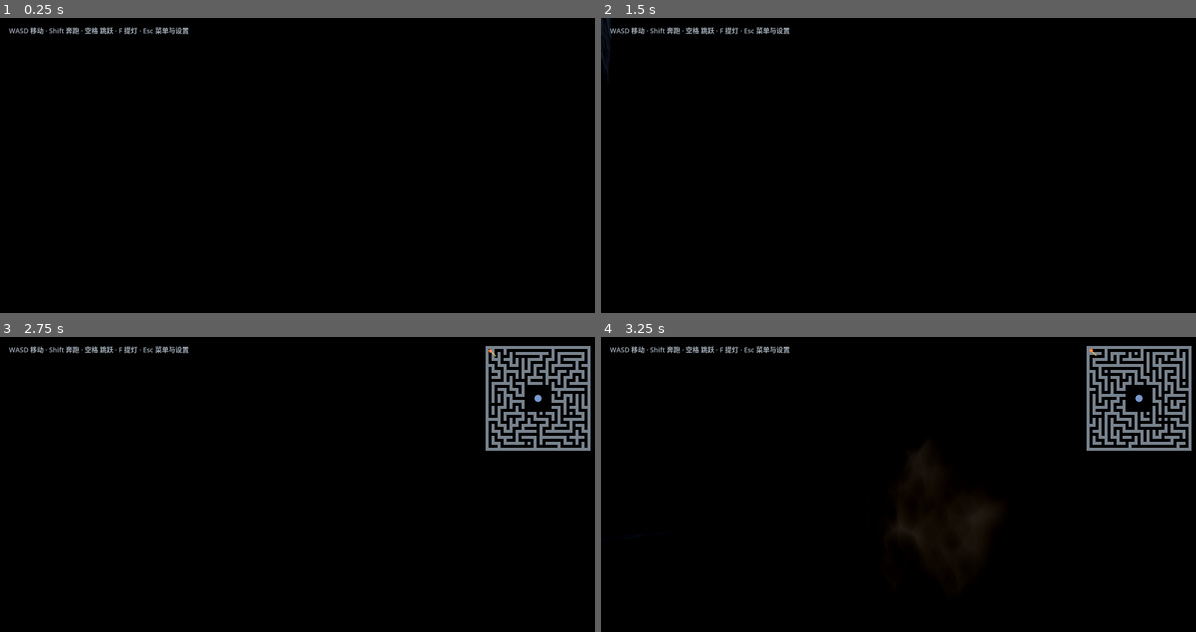
Above: before the commit, frames 1-4 (two rows, left to right).
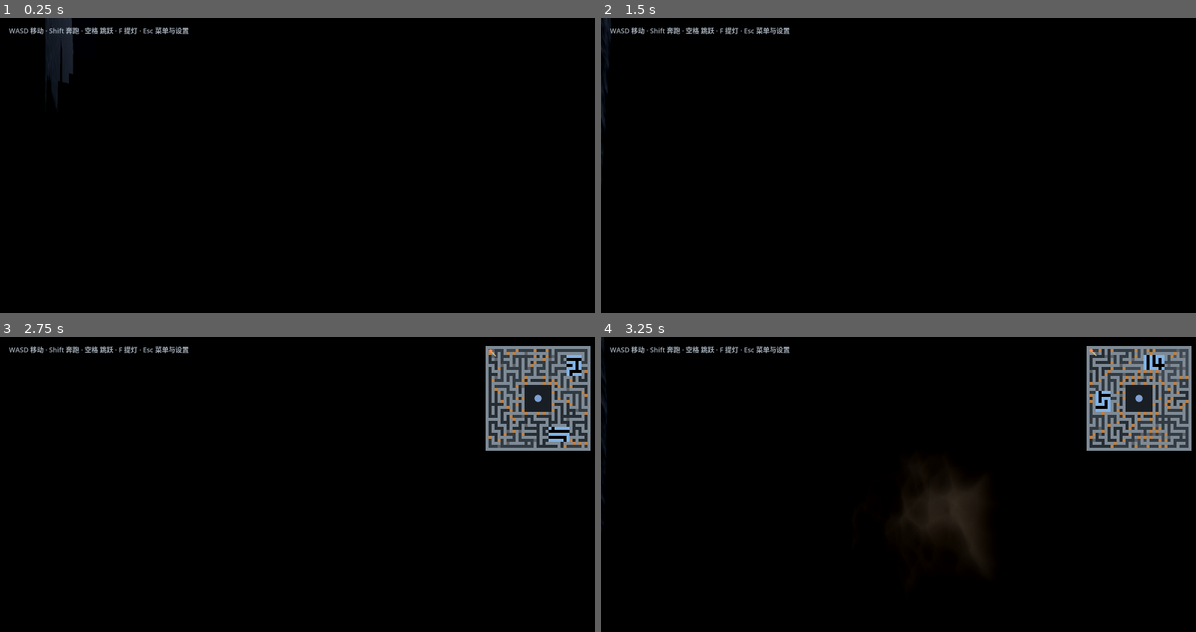
Above: after the commit, the same moments.

Repository: imelonkid/leviathan
Game: Godot game, scene res://main.tscn
Two runs of this game, one before a commit and one after it. Both use one fixed random seed, a clock stepped at 60 frames per second and the inputs below.
Inputs (mouse positions are in pixels of both pictures, inside the frame that each line leads up to):
- Up to frame 1 (0.25 s): no input
- Up to frame 2 (1.5 s): tap Enter at 0.5 s; move the mouse to (934, 186) at 0.52 s; hold W from 0.53 s (still down); tap R at 0.6, 1.35 s; tap Space at 0.77, 1.25 s; move the mouse to (868, 189) at 1.27 s
- Up to frame 3 (2.75 s): keep holding W; tap Space at 1.52 s; tap Enter at 2 s; move the mouse to (315, 499) at 2.02 s; tap M at 2.1 s; tap R at 2.3 s
- Up to frame 4 (3.25 s): keep holding W; tap Space at 2.75, 3.02 s; move the mouse to (892, 511) at 2.77 s; tap F at 2.85 s; tap R at 3.05 s

The runs differ from the first frame. In frame 1, 0.9% of the frame differs, in the area x 7-13%, y 0-31%; in frame 2, less than 0.1%; in frame 3, 3.4%; in frame 4, 4.0%, in the area x 0-99%, y 0-64%.

Commit message:
feat(maze): 多层空间结构——高差、楼梯、深渊区窄桥与悬空平台、矮墙
- 迷宫拆成数据层 maze_gen.gd（与引擎无关）和构建层 maze.gd
- 地面 0～4 层，广场最低；相邻格子最多差一层，差一层的通道是楼梯
- 两片深渊区：格子变悬空平台，通道变窄桥，掉下去回到最近站稳的位置
- 部分隔墙降为矮墙，能看见隔壁却过不去
- 小地图按类型和层数着色

Co-Authored-By: Claude Opus 5.5 <noreply@anthropic.com>

Diff:
--- a/scripts/debug_hud.gd
+++ b/scripts/debug_hud.gd
@@ -46,9 +46,10 @@
 		minimap.queue_redraw()
 
 
-## 右上角的俯视图：墙块、玩家位置与朝向、中心广场
+## 右上角的俯视图：地面按层数由暗到亮，楼梯橙色，桥和平台浅蓝，深渊全黑
 class Minimap extends Control:
 	const SIZE := 280.0
+	const MazeGen = preload("res://scripts/maze_gen.gd")
 	var hud: CanvasLayer
 
 	func _ready() -> void:
@@ -62,13 +63,28 @@
 
 	func _draw() -> void:
 		var maze: Node3D = hud.maze
+		var gen: RefCounted = maze.gen
 		var n: int = maze.n
 		var cell := SIZE / n
 		draw_rect(Rect2(Vector2.ZERO, size), Color(0, 0, 0, 0.6))
 		for z in n:
 			for x in n:
-				if maze.grid[z][x]:
-					draw_rect(Rect2(x * cell, z * cell, cell, cell), Color(0.55, 0.6, 0.65, 0.85))
+				var color: Color
+				match gen.kind[z][x]:
+					MazeGen.WALL:
+						color = Color(0.55, 0.6, 0.65, 0.9)
+					MazeGen.PARAPET:
+						color = Color(0.4, 0.42, 0.45, 0.9)
+					MazeGen.FLOOR:
+						var t: float = gen.level[z][x] / float(MazeGen.MAX_LEVEL)
+						color = Color(0.1, 0.12, 0.14).lerp(Color(0.3, 0.34, 0.38), t)
+					MazeGen.STAIR:
+						color = Color(0.75, 0.5, 0.25)
+					MazeGen.BRIDGE, MazeGen.PLATFORM:
+						color = Color(0.5, 0.7, 0.9)
+					_:
+						continue
+				draw_rect(Rect2(x * cell, z * cell, cell, cell), color)
 		var center := Vector2(n, n) * cell / 2.0
 		draw_circle(center, cell * 1.2, Color(0.6, 0.75, 1.0, 0.8))
 
--- a/scripts/main.gd
+++ b/scripts/main.gd
@@ -65,6 +65,13 @@
 		get_tree().quit()
 
 
+## 掉进深渊：回到最近站稳的位置
+func _physics_process(_delta: float) -> void:
+	if player.global_position.y < maze.KILL_Y and not player.flying:
+		player.velocity = Vector3.ZERO
+		player.global_position = player.last_safe
+
+
 func _unhandled_input(event: InputEvent) -> void:
 	if not (event is InputEventKey and event.pressed and not event.echo):
 		return
@@ -82,6 +89,7 @@
 	player.set_flying(false)
 	player.velocity = Vector3.ZERO
 	player.global_position = maze.get_spawn_position()
+	player.last_safe = player.global_position
 	# 出生时面朝迷宫中心
 	player.look_at(Vector3(0, player.global_position.y, 0), Vector3.UP)
 
--- a/scripts/maze.gd
+++ b/scripts/maze.gd
@@ -1,17 +1,26 @@
 extends Node3D
-## 程序化迷宫：递归回溯生成 + 少量回路，中心留出一片广场，正对利维坦。
-## 所有墙块合进一个 MultiMesh（一次绘制），碰撞是一个静态体下挂多个盒子。
+## 把 maze_gen.gd 生成的网格数据搭成场景：墙、地面、楼梯、平台、窄桥。
+## 所有方块按材质合进两个 MultiMesh（各一次绘制），碰撞是一个静态体下挂多个盒子。
+
+const MazeGen = preload("res://scripts/maze_gen.gd")
+
+const BOTTOM := -60.0            # 墙和地面柱一直延伸到这里，深渊底下是雾
+const KILL_Y := -25.0            # 掉到这个高度以下就重生
+const STEPS := 6                 # 每段楼梯的台阶数
+const PLANK_W := 1.4             # 窄桥宽度
+const PLANK_T := 0.4
+const PLATFORM_W := 3.4
 
 @export var cells := 17          # 每边的格子数
 @export var block := 5.0         # 一个网格块的边长（米），走道和墙同宽
 @export var seed_value := 666
 
-var n := 0                       # 网格块数 = cells * 2 + 1
-var grid: Array = []             # grid[z][x] == true 表示墙
-var rng := RandomNumberGenerator.new()
+var gen: RefCounted              # MazeGen：网格数据，小地图也读它
+var n := 0
 var wall_mat: StandardMaterial3D
 var floor_mat: StandardMaterial3D
-var boxes: Array = []            # 本次生成的墙块 [[中心, 尺寸], ...]
+var wall_boxes: Array[Transform3D] = []
+var floor_boxes: Array[Transform3D] = []
 var body: StaticBody3D
 
 
@@ -22,24 +31,34 @@
 	if wall_mat == null:
 		_make_materials()
 
-	rng.seed = seed_value
-	n = cells * 2 + 1
-	boxes.clear()
-	_generate()
-	_add_loops()
-	_carve_plaza()
+	gen = MazeGen.new()
+	gen.cells = cells
+	gen.generate(seed_value)
+	n = gen.n
+	wall_boxes.clear()
+	floor_boxes.clear()
 
 	body = StaticBody3D.new()
 	add_child(body)
-	_build_floor()
 	_build_walls()
+	_build_floors()
+	for z in n:
+		for x in n:
+			match gen.kind[z][x]:
+				MazeGen.STAIR:
+					_build_stair(x, z)
+				MazeGen.BRIDGE:
+					_build_bridge(x, z)
+				MazeGen.PLATFORM:
+					_build_platform(x, z)
 	_build_plaza_monoliths()
-	_commit_boxes()
+	_commit(wall_boxes, wall_mat)
+	_commit(floor_boxes, floor_mat)
 
 
 ## 出生点：左下角第一个格子
 func get_spawn_position() -> Vector3:
-	return _block_to_world(1, 1) + Vector3(0, 0.2, 0)
+	return _block_to_world(1, 1) + Vector3(0, gen.floor_height(1, 1) + 0.2, 0)
 
 
 func _block_to_world(x: int, z: int) -> Vector3:
@@ -51,59 +70,6 @@
 func world_to_block(p: Vector3) -> Vector2:
 	var half := n / 2.0
 	return Vector2(p.x / block + half, p.z / block + half)
-
-
-func _open_cell(c: Vector2i) -> void:
-	grid[c.y * 2 + 1][c.x * 2 + 1] = false
-
-
-func _generate() -> void:
-	grid = []
-	for z in n:
-		var row := []
-		row.resize(n)
-		row.fill(true)
-		grid.append(row)
-
-	var dirs := [Vector2i(1, 0), Vector2i(-1, 0), Vector2i(0, 1), Vector2i(0, -1)]
-	var start := Vector2i(0, 0)
-	var stack: Array[Vector2i] = [start]
-	var visited := {start: true}
-	_open_cell(start)
-
-	while not stack.is_empty():
-		var cur: Vector2i = stack.back()
-		var options: Array[Vector2i] = []
-		for dir: Vector2i in dirs:
-			var nb := cur + dir
-			if nb.x >= 0 and nb.y >= 0 and nb.x < cells and nb.y < cells and not visited.has(nb):
-				options.append(dir)
-		if options.is_empty():
-			stack.pop_back()
-			continue
-		var step: Vector2i = options[rng.randi_range(0, options.size() - 1)]
-		var nxt := cur + step
-		grid[cur.y * 2 + 1 + step.y][cur.x * 2 + 1 + step.x] = false
-		_open_cell(nxt)
-		visited[nxt] = true
-		stack.append(nxt)
-
-
-## 打通少量墙，制造回路，让人更容易迷失
-func _add_loops() -> void:
-	var count := int(cells * cells / 6.0)
-	for i in count:
-		var x := rng.randi_range(1, n - 2)
-		var z := rng.randi_range(1, n - 2)
-		if grid[z][x] and ((x % 2 == 0) != (z % 2 == 0)):
-			grid[z][x] = false
-
-
-func _carve_plaza() -> void:
-	var c := n / 2
-	for z in range(c - 4, c + 5):
-		for x in range(c - 4, c + 5):
-			grid[z][x] = false
 
 
 func _make_materials() -> void:
@@ -137,7 +103,7 @@
 	wall_mat.normal_texture = normal
 	wall_mat.roughness = 0.92
 	wall_mat.uv1_triplanar = true
-	wall_mat.uv1_world_triplanar = true   # 墙块是缩放过的实例，按世界坐标贴图才不会拉伸
+	wall_mat.uv1_world_triplanar = true   # 方块是缩放过的实例，按世界坐标贴图才不会拉伸
 	wall_mat.uv1_scale = Vector3(0.08, 0.08, 0.08)
 
 	floor_mat = StandardMaterial3D.new()
@@ -151,69 +117,130 @@
 	floor_mat.uv1_scale = Vector3(0.12, 0.12, 0.12)
 
 
-func _add_box(center: Vector3, size: Vector3) -> void:
-	boxes.append([center, size])
+## 加一个方块：list 决定材质；rot 用于斜放的楼梯坡道和斜桥
+func _add_box(list: Array[Transform3D], center: Vector3, size: Vector3,
+		rot := Basis.IDENTITY, collide := true) -> void:
+	list.append(Transform3D(rot * Basis.from_scale(size), center))
+	if collide:
+		_add_collider(center, size, rot)
+
+
+func _add_collider(center: Vector3, size: Vector3, rot := Basis.IDENTITY) -> void:
 	var shape := BoxShape3D.new()
 	shape.size = size
 	var cs := CollisionShape3D.new()
 	cs.shape = shape
-	cs.position = center
+	cs.transform = Transform3D(rot, center)
 	body.add_child(cs)
 
 
-## 把收集到的墙块一次性写进 MultiMesh：单位立方体按尺寸缩放
-func _commit_boxes() -> void:
-	var cube := BoxMesh.new()
-	var mm := MultiMesh.new()
-	mm.transform_format = MultiMesh.TRANSFORM_3D
-	mm.mesh = cube
-	mm.instance_count = boxes.size()
-	for i in boxes.size():
-		var center: Vector3 = boxes[i][0]
-		var size: Vector3 = boxes[i][1]
-		mm.set_instance_transform(i, Transform3D(Basis.from_scale(size), center))
-	var mmi := MultiMeshInstance3D.new()
-	mmi.multimesh = mm
-	mmi.material_override = wall_mat
-	add_child(mmi)
-
-
-func _build_floor() -> void:
-	var size := Vector3(n * block, 1.0, n * block)
-	var center := Vector3(0, -0.5, 0)
-	var mesh := BoxMesh.new()
-	mesh.size = size
-	var mi := MeshInstance3D.new()
-	mi.mesh = mesh
-	mi.material_override = floor_mat
-	mi.position = center
-	add_child(mi)
-	var shape := BoxShape3D.new()
-	shape.size = size
-	var cs := CollisionShape3D.new()
-	cs.shape = shape
-	cs.position = center
-	body.add_child(cs)
-
-
-## 按行合并连续的墙块，减少实例和碰撞体数量；每段墙高度随机，外圈最高
+## 竖直的柱体：从 BOTTOM 到 top，横跨 x0..x1 这几块
+func _add_column(list: Array[Transform3D], x0: int, x1: int, z: int, top: float) -> void:
+	var a := _block_to_world(x0, z)
+	var b := _block_to_world(x1, z)
+	var h := top - BOTTOM
+	var center := (a + b) / 2.0 + Vector3(0, BOTTOM + h / 2.0, 0)
+	_add_box(list, center, Vector3((x1 - x0 + 1) * block, h, block))
+
+
+## 沿 dir 方向、升高 rise、水平跨度 run 的斜板朝向：x 是宽，y 是厚，z 是长
+func _slope_basis(dir: Vector2i, rise: float, run: float) -> Basis:
+	var f := Vector3(dir.x, 0, dir.y)
+	var along := (f * run + Vector3.UP * rise).normalized()
+	var side := f.cross(Vector3.UP).normalized()
+	var up := side.cross(along)
+	return Basis(side, up, side.cross(up))
+
+
+## 按行合并：同样高度的连续墙（含矮墙）合成一段
 func _build_walls() -> void:
 	for z in n:
 		var x := 0
 		while x < n:
-			if not grid[z][x]:
+			var k: int = gen.kind[z][x]
+			if k != MazeGen.WALL and k != MazeGen.PARAPET:
 				x += 1
 				continue
 			var start := x
-			while x < n and grid[z][x]:
-				x += 1
-			var length := x - start
-			var border := z == 0 or z == n - 1 or start == 0 or x == n
-			var h := 70.0 if border else rng.randf_range(18.0, 42.0)
-			var a := _block_to_world(start, z)
-			var b := _block_to_world(x - 1, z)
-			var center := (a + b) / 2.0 + Vector3(0, h / 2.0, 0)
-			_add_box(center, Vector3(length * block, h, block))
+			var top: float = gen.wall_top[z][x]
+			while x < n and (gen.kind[z][x] == MazeGen.WALL or gen.kind[z][x] == MazeGen.PARAPET) \
+					and is_equal_approx(gen.wall_top[z][x], top):
+				x += 1
+			_add_column(wall_boxes, start, x - 1, z, top)
+
+
+## 按行合并：同一层的连续平地合成一根实心柱
+func _build_floors() -> void:
+	for z in n:
+		var x := 0
+		while x < n:
+			if gen.kind[z][x] != MazeGen.FLOOR:
+				x += 1
+				continue
+			var start := x
+			var lv: int = gen.level[z][x]
+			while x < n and gen.kind[z][x] == MazeGen.FLOOR and gen.level[z][x] == lv:
+				x += 1
+			_add_column(floor_boxes, start, x - 1, z, lv * MazeGen.LEVEL_H)
+
+
+## 楼梯：低端的实心柱 + 台阶（只是外观）+ 一块斜坡碰撞（走起来顺）
+func _build_stair(x: int, z: int) -> void:
+	var base: float = gen.level[z][x] * MazeGen.LEVEL_H
+	var rise := MazeGen.LEVEL_H
+	var dir: Vector2i = gen.link[z][x]
+	var f := Vector3(dir.x, 0, dir.y)
+	var side := Vector3(absf(f.z), 0, absf(f.x))
+	var center := _block_to_world(x, z)
+	_add_column(floor_boxes, x, x, z, base)
+
+	var depth := block / STEPS
+	for i in STEPS:
+		var top := base + (i + 0.5) * rise / STEPS
+		var c := center + f * (-block / 2.0 + (i + 0.5) * depth) + Vector3(0, (base + top) / 2.0, 0)
+		var size := side * block + absf(f.x) * Vector3(depth, 0, 0) + absf(f.z) * Vector3(0, 0, depth)
+		size.y = top - base
+		_add_box(floor_boxes, c, size, Basis.IDENTITY, false)
+
+	var rot := _slope_basis(dir, rise, block)
+	var length := sqrt(block * block + rise * rise)
+	var ramp_center := center + Vector3(0, base + rise / 2.0, 0) - rot.y * 0.1
+	_add_collider(ramp_center, Vector3(block, 0.2, length), rot)
+
+
+## 窄桥：从一个格子中心搭到下一个格子中心，有高差就斜着搭
+func _build_bridge(x: int, z: int) -> void:
+	var dir: Vector2i = gen.link[z][x]
+	var lo: int = gen.level[z - dir.y][x - dir.x]
+	var hi: int = gen.level[z + dir.y][x + dir.x]
+	var rise := (hi - lo) * MazeGen.LEVEL_H
+	var run := block * 2.0
+	var rot := _slope_basis(dir, rise, run)
+	var center := _block_to_world(x, z) + Vector3(0, lo * MazeGen.LEVEL_H + rise / 2.0, 0) \
+		- rot.y * (PLANK_T / 2.0)
+	_add_box(floor_boxes, center, Vector3(PLANK_W, PLANK_T, sqrt(run * run + rise * rise)), rot)
+
+
+## 悬空平台：一块石板立在细柱上；朝区外开口的方向补一段短桥接上通道
+func _build_platform(x: int, z: int) -> void:
+	var top: float = gen.level[z][x] * MazeGen.LEVEL_H
+	var center := _block_to_world(x, z)
+	_add_box(floor_boxes, center + Vector3(0, top - 0.5, 0), Vector3(PLATFORM_W, 1.0, PLATFORM_W))
+	var pillar_h := top - 1.0 - BOTTOM
+	_add_box(wall_boxes, center + Vector3(0, BOTTOM + pillar_h / 2.0, 0), Vector3(0.8, pillar_h, 0.8))
+
+	for d: Vector2i in [Vector2i(1, 0), Vector2i(-1, 0), Vector2i(0, 1), Vector2i(0, -1)]:
+		var k: int = gen.kind[z + d.y][x + d.x]
+		if k != MazeGen.FLOOR and k != MazeGen.STAIR:
+			continue
+		var f := Vector3(d.x, 0, d.y)
+		var c := center + f * (block / 2.0) / 2.0 + Vector3(0, top - PLANK_T / 2.0, 0)
+		var size := Vector3(PLANK_W, PLANK_T, PLANK_W)
+		if d.x != 0:
+			size.x = block / 2.0
+		else:
+			size.z = block / 2.0
+		_add_box(floor_boxes, c, size)
 
 
 ## 广场四角的方尖柱，给中心一点仪式感
@@ -222,4 +249,17 @@
 	for off: Vector2i in [Vector2i(-3, -3), Vector2i(3, -3), Vector2i(-3, 3), Vector2i(3, 3)]:
 		var p := _block_to_world(c + off.x, c + off.y)
 		var h := 55.0
-		_add_box(p + Vector3(0, h / 2.0, 0), Vector3(2.0, h, 2.0))
+		_add_box(wall_boxes, p + Vector3(0, h / 2.0, 0), Vector3(2.0, h, 2.0))
+
+
+func _commit(list: Array[Transform3D], mat: Material) -> void:
+	var mm := MultiMesh.new()
+	mm.transform_format = MultiMesh.TRANSFORM_3D
+	mm.mesh = BoxMesh.new()
+	mm.instance_count = list.size()
+	for i in list.size():
+		mm.set_instance_transform(i, list[i])
+	var mmi := MultiMeshInstance3D.new()
+	mmi.multimesh = mm
+	mmi.material_override = mat
+	add_child(mmi)
--- /dev/null
+++ b/scripts/maze_gen.gd
@@ -0,0 +1,267 @@
+extends RefCounted
+## 迷宫数据生成：只产出网格数据（每块的类型、地面层、方向、墙高），不创建任何节点。
+## 节点构建在 maze.gd；这一层与引擎无关，将来迁移时可以照搬。
+##
+## 网格由 cells × cells 个“格子”展开成 n × n 个“块”（n = cells * 2 + 1）：
+## 奇数行奇数列是格子，格子之间夹着的块是通道或墙，偶数行偶数列永远是墙角。
+##
+## 空间结构：
+## - 每个格子有一个地面层（0 层是中心广场），相邻格子最多差一层，差一层的通道变成楼梯；
+## - 广场是最低处，越往外越高，走向利维坦就是一路下行；
+## - 若干“深渊区”去掉墙和地面，格子变成悬空平台，通道变成窄桥；
+## - 部分隔墙降成矮墙，能看见隔壁走道却过不去。
+
+enum { WALL, FLOOR, STAIR, BRIDGE, PLATFORM, VOID, PARAPET }
+
+const LEVEL_H := 3.0              # 一层的高度（米）
+const MAX_LEVEL := 4
+const TERRAIN_FREQ := 0.07        # 地形起伏的频率：越大楼梯越密
+const PARAPET_H := 1.4            # 矮墙高出较高一侧地面的高度，跳不过去
+const CHASM_COUNT := 2
+
+var cells := 17
+var n := 0
+var kind: Array = []              # kind[z][x]：上面的枚举
+var level: Array = []             # level[z][x]：开放块的地面层；楼梯和斜桥记低端
+var link: Array = []              # link[z][x]：楼梯 / 桥的走向（Vector2i），有高差时指向上坡
+var wall_top: Array = []          # wall_top[z][x]：墙和矮墙顶部的绝对高度（米）
+var chasms: Array[Rect2i] = []    # 深渊区，以格子为单位
+var rng := RandomNumberGenerator.new()
+
+var _cell_level: Array = []       # _cell_level[cz][cx]
+
+
+func generate(seed_value: int) -> void:
+	rng.seed = seed_value
+	n = cells * 2 + 1
+	kind = _grid(WALL)
+	level = _grid(0)
+	link = _grid(Vector2i.ZERO)
+	wall_top = _grid(0.0)
+	chasms.clear()
+
+	_carve_tree()
+	_add_loops()
+	_carve_plaza()
+	_assign_levels()
+	_classify_links()
+	_make_chasms()
+	_make_parapets()
+	_assign_wall_heights()
+
+
+func is_open(x: int, z: int) -> bool:
+	return x >= 0 and z >= 0 and x < n and z < n and kind[z][x] != WALL \
+		and kind[z][x] != VOID and kind[z][x] != PARAPET
+
+
+func in_plaza(x: int, z: int) -> bool:
+	var c := n / 2
+	return absi(x - c) <= 4 and absi(z - c) <= 4
+
+
+## 块的地面高度（米）；楼梯取中点
+func floor_height(x: int, z: int) -> float:
+	var h: float = level[z][x] * LEVEL_H
+	if kind[z][x] == STAIR:
+		h += LEVEL_H / 2.0
+	return h
+
+
+func _grid(value: Variant) -> Array:
+	var g := []
+	for z in n:
+		var row := []
+		row.resize(n)
+		row.fill(value)
+		g.append(row)
+	return g
+
+
+func _cell_block(c: Vector2i) -> Vector2i:
+	return Vector2i(c.x * 2 + 1, c.y * 2 + 1)
+
+
+## 递归回溯生成树：保证所有格子连通
+func _carve_tree() -> void:
+	var dirs := [Vector2i(1, 0), Vector2i(-1, 0), Vector2i(0, 1), Vector2i(0, -1)]
+	var start := Vector2i(0, 0)
+	var stack: Array[Vector2i] = [start]
+	var visited := {start: true}
+	var b := _cell_block(start)
+	kind[b.y][b.x] = FLOOR
+
+	while not stack.is_empty():
+		var cur: Vector2i = stack.back()
+		var options: Array[Vector2i] = []
+		for dir: Vector2i in dirs:
+			var nb := cur + dir
+			if nb.x >= 0 and nb.y >= 0 and nb.x < cells and nb.y < cells and not visited.has(nb):
+				options.append(dir)
+		if options.is_empty():
+			stack.pop_back()
+			continue
+		var step: Vector2i = options[rng.randi_range(0, options.size() - 1)]
+		var nxt := cur + step
+		var cb := _cell_block(cur)
+		kind[cb.y + step.y][cb.x + step.x] = FLOOR
+		var nbk := _cell_block(nxt)
+		kind[nbk.y][nbk.x] = FLOOR
+		visited[nxt] = true
+		stack.append(nxt)
+
+
+## 打通少量墙，制造回路，让人更容易迷失
+func _add_loops() -> void:
+	var count := int(cells * cells / 6.0)
+	for i in count:
+		var x := rng.randi_range(1, n - 2)
+		var z := rng.randi_range(1, n - 2)
+		if kind[z][x] == WALL and ((x % 2 == 0) != (z % 2 == 0)):
+			kind[z][x] = FLOOR
+
+
+func _carve_plaza() -> void:
+	for z in n:
+		for x in n:
+			if in_plaza(x, z):
+				kind[z][x] = FLOOR
+
+
+## 噪声给出起伏，再把广场钉在 0 层，并压平到“相邻格子最多差一层”
+func _assign_levels() -> void:
+	var noise := FastNoiseLite.new()
+	noise.seed = rng.randi()
+	noise.frequency = TERRAIN_FREQ
+	_cell_level = []
+	for cz in cells:
+		var row := []
+		for cx in cells:
+			var v := (noise.get_noise_2d(cx, cz) + 1.0) / 2.0
+			row.append(clampi(int(v * (MAX_LEVEL + 1)), 1, MAX_LEVEL))
+		_cell_level.append(row)
+	for cz in cells:
+		for cx in cells:
+			var b := _cell_block(Vector2i(cx, cz))
+			if in_plaza(b.x, b.y):
+				_cell_level[cz][cx] = 0
+
+	# 反复放松直到稳定：任何格子都不比邻居高出一层以上
+	var changed := true
+	while changed:
+		changed = false
+		for cz in cells:
+			for cx in cells:
+				for d: Vector2i in [Vector2i(1, 0), Vector2i(-1, 0), Vector2i(0, 1), Vector2i(0, -1)]:
+					var nx := cx + d.x
+					var nz := cz + d.y
+					if nx < 0 or nz < 0 or nx >= cells or nz >= cells:
+						continue
+					if _cell_level[cz][cx] > _cell_level[nz][nx] + 1:
+						_cell_level[cz][cx] = _cell_level[nz][nx] + 1
+						changed = true
+
+	for cz in cells:
+		for cx in cells:
+			var b := _cell_block(Vector2i(cx, cz))
+			level[b.y][b.x] = _cell_level[cz][cx]
+
+
+## 通道：两端同层是平地，差一层是楼梯（level 记低端，link 指向上坡）
+func _classify_links() -> void:
+	for z in n:
+		for x in n:
+			if kind[z][x] != FLOOR or in_plaza(x, z):
+				continue
+			var horizontal := x % 2 == 0 and z % 2 == 1
+			var vertical := x % 2 == 1 and z % 2 == 0
+			if not (horizontal or vertical):
+				continue
+			var axis := Vector2i(1, 0) if horizontal else Vector2i(0, 1)
+			var la: int = level[z - axis.y][x - axis.x]
+			var lb: int = level[z + axis.y][x + axis.x]
+			level[z][x] = mini(la, lb)
+			link[z][x] = axis if lb >= la else -axis
+			if la != lb:
+				kind[z][x] = STAIR
+
+
+## 深渊区：区内的墙和墙角消失，格子变平台，通道变桥；区边上的墙保留
+func _make_chasms() -> void:
+	var c := cells / 2
+	var forbidden: Array[Rect2i] = [
+		Rect2i(c - 3, c - 3, 7, 7),   # 广场及一圈缓冲
+		Rect2i(0, 0, 3, 3),           # 出生点附近
+	]
+	for attempt in 60:
+		if chasms.size() >= CHASM_COUNT:
+			break
+		var size := Vector2i(4, 3) if rng.randf() < 0.5 else Vector2i(3, 4)
+		var pos := Vector2i(rng.randi_range(1, cells - size.x - 1), rng.randi_range(1, cells - size.y - 1))
+		var r := Rect2i(pos, size)
+		var ok := true
+		for f in forbidden:
+			if r.grow(1).intersects(f):
+				ok = false
+				break
+		for other in chasms:
+			if r.grow(2).intersects(other):
+				ok = false
+				break
+		if ok:
+			chasms.append(r)
+
+	for r in chasms:
+		for z in range(r.position.y * 2 + 1, r.end.y * 2):
+			for x in range(r.position.x * 2 + 1, r.end.x * 2):
+				if x % 2 == 1 and z % 2 == 1:
+					kind[z][x] = PLATFORM
+				elif kind[z][x] == FLOOR or kind[z][x] == STAIR:
+					kind[z][x] = BRIDGE
+				else:
+					kind[z][x] = VOID
+
+
+## 隔墙降成矮墙：两侧有高差时更常见，制造“看得见到不了”
+func _make_parapets() -> void:
+	for z in range(1, n - 1):
+		for x in range(1, n - 1):
+			if kind[z][x] != WALL or (x % 2 == 0) == (z % 2 == 0):
+				continue
+			var axis := Vector2i(1, 0) if x % 2 == 0 else Vector2i(0, 1)
+			var ax := x - axis.x
+			var az := z - axis.y
+			var bx := x + axis.x
+			var bz := z + axis.y
+			if kind[az][ax] != FLOOR or kind[bz][bx] != FLOOR:
+				continue
+			var la: int = level[az][ax]
+			var lb: int = level[bz][bx]
+			var chance := 0.35 if la != lb else 0.1
+			if rng.randf() < chance:
+				kind[z][x] = PARAPET
+				wall_top[z][x] = maxi(la, lb) * LEVEL_H + PARAPET_H
+
+
+## 按行合并连续的墙，每段一个随机高度，从周围最高的地面算起；外圈最高
+func _assign_wall_heights() -> void:
+	for z in n:
+		var x := 0
+		while x < n:
+			if kind[z][x] != WALL:
+				x += 1
+				continue
+			var start := x
+			var base := 0
+			while x < n and kind[z][x] == WALL:
+				for dz in range(-1, 2):
+					for dx in range(-1, 2):
+						var nx := x + dx
+						var nz := z + dz
+						if nx >= 0 and nz >= 0 and nx < n and nz < n and kind[nz][nx] != WALL:
+							base = maxi(base, level[nz][nx] + (1 if kind[nz][nx] == STAIR else 0))
+				x += 1
+			var border := z == 0 or z == n - 1 or start == 0 or x == n
+			var h := 70.0 if border else rng.randf_range(18.0, 42.0)
+			for i in range(start, x):
+				wall_top[z][i] = base * LEVEL_H + h
--- a/scripts/player.gd
+++ b/scripts/player.gd
@@ -10,6 +10,7 @@
 
 var settings: Node               # 鼠标灵敏度从这里读，由 main 注入
 var flying := false
+var last_safe := Vector3.ZERO    # 最近一次站稳的位置，掉进深渊后回到这里
 
 var gravity: float = ProjectSettings.get_setting("physics/3d/default_gravity")
 var head: Node3D
@@ -48,6 +49,7 @@
 	cam.add_child(lamp)
 	lamp.position = Vector3(0.25, -0.2, 0)
 
+	floor_snap_length = 0.5          # 下楼梯时贴着坡面走，不会一蹦一蹦
 	Input.mouse_mode = Input.MOUSE_MODE_CAPTURED
 
 
@@ -104,6 +106,9 @@
 	velocity.z = lerpf(velocity.z, dir.z * speed, accel * delta)
 	move_and_slide()
 
+	if is_on_floor():
+		last_safe = global_position
+
 	# 轻微的步伐晃动
 	var horizontal := Vector2(velocity.x, velocity.z).length()
 	if is_on_floor() and horizontal > 0.5:
Not shown, changed: ROADMAP.md
